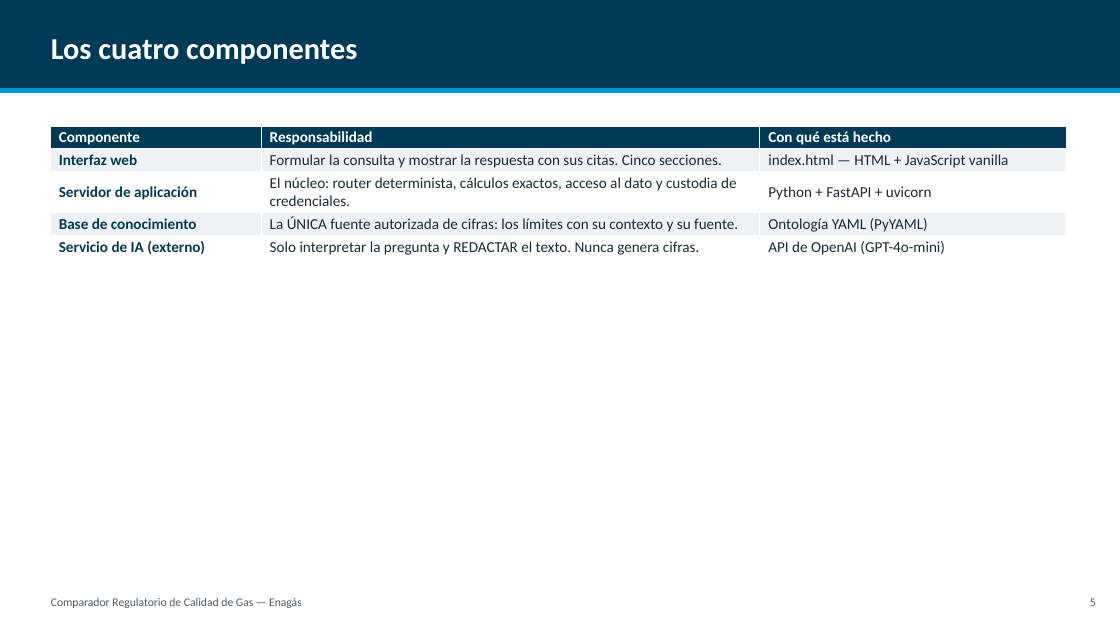
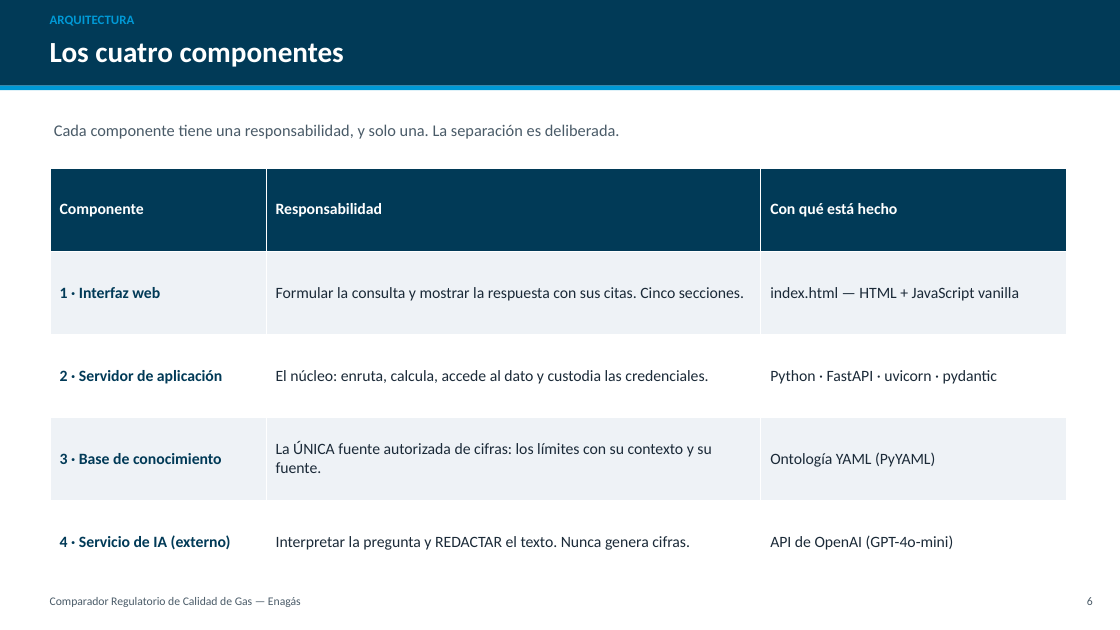
Before and after one commit to CarlosOlivaZurdo/ENAG-S_G1, a slide deck: slide 7 of docs/Presentacion_Comparador_Gas.pptx (slide 6 before the commit). Drawn at 1120x630 pixels with LibreOffice and Linux fonts; fonts in the diff are those of the drawing. Boxes give left, top, right and bottom in pixels: in the first picture for what was removed or moved away, otherwise in the second. Text is boxed around its words. In the diff, an @@ line names an element or a change of style, - is before the commit and + after.

```diff
--- a/docs/Presentacion_Comparador_Gas.pptx
+++ b/docs/Presentacion_Comparador_Gas.pptx
@@ text added at [50, 15, 135, 26], 11 pt, text #0099D6, bold @@
+ARQUITECTURA
@@ text "Los cuatro componentes" at [50, 43, 344, 67]: size 26 to 25 pt; vertical alignment middle to top @@
@@ text added at [54, 124, 620, 139], 14 pt, text #4A5B68 @@
+Cada componente tiene una responsabilidad, y solo una. La separación es deliberada.
@@ table at [50, 168, 1067, 584] @@
-row 2, column 1: Interfaz web
+row 2, column 1: 1 · Interfaz web
-row 3: Servidor de aplicación | El núcleo: router determinista, cálculos exactos, acceso al dato y custodia de credenciales. | Python + FastAPI + uvicorn
+row 3: 2 · Servidor de aplicación | El núcleo: enruta, calcula, accede al dato y custodia las credenciales. | Python · FastAPI · uvicorn · pydantic
-row 4, column 1: Base de conocimiento
+row 4, column 1: 3 · Base de conocimiento
-row 5, column 1: Servicio de IA (externo)
+row 5, column 1: 4 · Servicio de IA (externo)
-row 5, column 2: Solo interpretar la pregunta y REDACTAR el texto. Nunca genera cifras.
+row 5, column 2: Interpretar la pregunta y REDACTAR el texto. Nunca genera cifras.
@@ size 13 to 13.5 pt in "Componente", "Responsabilidad", "Con qué está hecho", "Formular la consulta y mostrar la respuesta ..." and 4 more places @@
@@ table: place and size @@
-table at [50, 126, 1067, 259]
+table at [50, 168, 1067, 584]
@@ text added at [1087, 597, 1093, 605], 10 pt, text #4A5B68 @@
+6
@@ text removed at [1090, 598, 1096, 606] @@
-5
```
Also in this commit, not shown: 19 other slides changed, 4 slides added, 3 slides removed, 1 other file.
